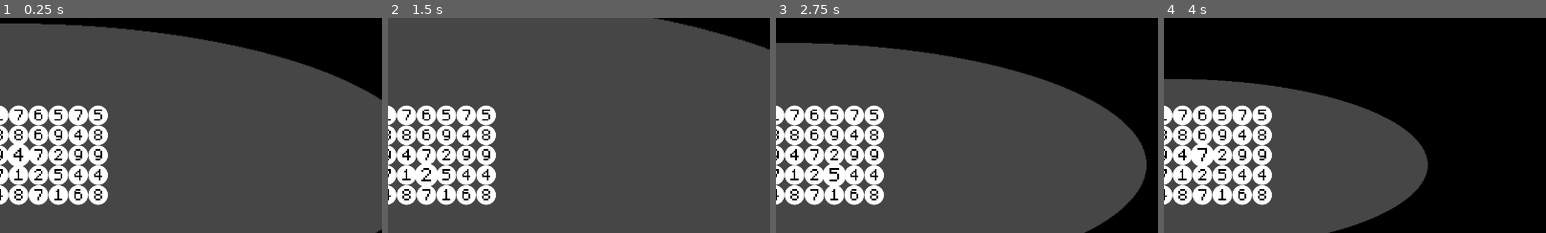
Above: before the commit, frames 1-4 (left to right).
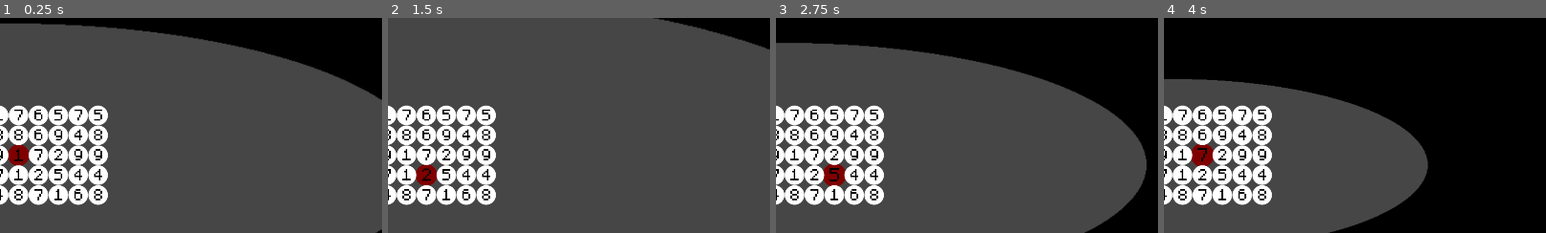
Above: after the commit, the same moments.

Repository: Spiraling-Time/count-down
Game: Godot game, scene res://Scenes/Main.tscn
The game is run twice, just before and just after one commit, with the same random seed, the same clock (stepped at 60 frames per second) and the same inputs.
Inputs:
- Up to frame 1 (0.25 s): no input
- Up to frame 2 (1.5 s): hold D (right) 0.53-1.28 s; hold Space (select, bound only after the commit) 0.53-1.28 s; hold S (down) from 1.28 s (still down); tap Space (select, bound only after the commit) at 1.35 s
- Up to frame 3 (2.75 s): release S (down) at 2.03 s; hold D (right) from 2.03 s (still down); hold Space (select, bound only after the commit) from 2.03 s (still down)
- Up to frame 4 (4 s): release D (right) at 2.78 s; release Space (select, bound only after the commit) at 2.78 s; hold W (up) 2.78-3.53 s; tap Space (select, bound only after the commit) at 2.85 s; hold A (left) from 3.53 s (still down); hold Space (select, bound only after the commit) from 3.53 s (still down)
The pictures show only the part of the screen within x 49-99%, y 16-66%; the shares and areas given below are measured in that part.

The runs differ from the first frame. In frame 1, 0.5% of the frame differs, in the area x 2-8%, y 58-69%; in frame 2, 0.5%, in the area x 3-13%, y 60-79%; in frame 3, 0.5%; in frame 4, 0.5%.

Commit message:
more progress

Diff:
--- a/Code/main.gd
+++ b/Code/main.gd
@@ -22,6 +22,8 @@
 
 var player_position: Vector2
 
+var highlighted: Array = []
+
 func _ready() -> void:
 	randomize()
 
@@ -38,12 +40,13 @@
 	background2.scale = Vector2(size,size)
 
 func _physics_process(delta: float) -> void:
+	var prev_pos = player_position
 	var direction: Vector2= Vector2.ZERO
 	if Input.is_action_just_pressed("up"):
 		direction.y = -1
 	elif Input.is_action_just_pressed("down"):
 		direction.y = 1
-	if Input.is_action_just_pressed("left"):
+	elif Input.is_action_just_pressed("left"):
 		direction.x = -1
 	elif Input.is_action_just_pressed("right"):
 		direction.x = 1
@@ -52,15 +55,33 @@
 	elif player_position.x >= grid_width: player_position.x = grid_width-1
 	if player_position.y < 0: player_position.y = 0
 	elif player_position.y >= grid_height: player_position.y = grid_height-1
+	if highlighted.find(player_position) != -1: player_position = prev_pos
+
+	if Input.is_action_pressed("select"):
+		highlighted.append(player_position)
+	else:
+		#print(highlighted)
+		highlighted = []
+
 
 	for numbers in gridNode.get_children():
 		if numbers.coordinates == player_position:
-			numbers.scale = Vector2(1.2,1.2)
+			if Input.is_action_pressed("select"): numbers.scale = Vector2(1.2,1.2)
+			else: numbers.scale = Vector2(1.1,1.1)
+			numbers.z_index = -1
+			numbers.get_node("Sprite2D").z_index = -5
+			numbers.modulate = Color.WEB_MAROON
+			#print(true)
+		elif highlighted.find(numbers.coordinates) != -1:
+			numbers.scale = Vector2(1.1,1.1)
 			numbers.z_index = -2
-			#print(true)
+			numbers.get_node("Sprite2D").z_index = -6
+			numbers.modulate = Color.RED
 		else:
 			numbers.scale = Vector2(1.0,1.0)
 			numbers.z_index = 0
+			numbers.get_node("Sprite2D").z_index = -4
+			numbers.modulate = Color.WHITE
 
 
 func create_grid():
@@ -70,6 +91,7 @@
 		for y in grid_height:
 			column.append(everything.pop_at(randi() % everything.size()))
 		grid.append(column)
+	grid[4][2] = 1
 	for x in grid_width:
 		for y in grid_height:
 			var new_number = number.instantiate()
--- a/project.godot
+++ b/project.godot
@@ -23,7 +23,7 @@
 
 [input]
 
-spawn={
+select={
 "deadzone": 0.2,
 "events": [Object(InputEventKey,"resource_local_to_scene":false,"resource_name":"","device":-1,"window_id":0,"alt_press …(191 unchanged characters)…
 ]
